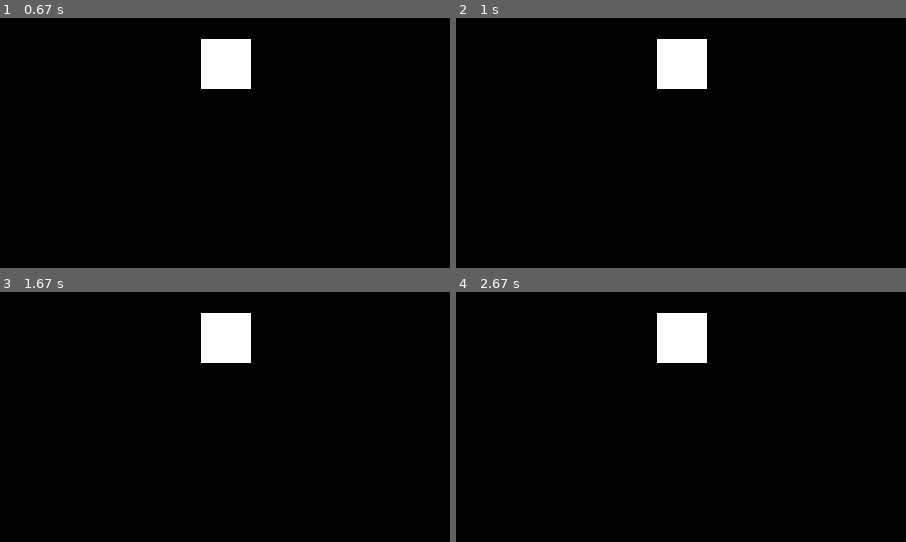
Above: before the commit, frames 1-4 (two rows, left to right).
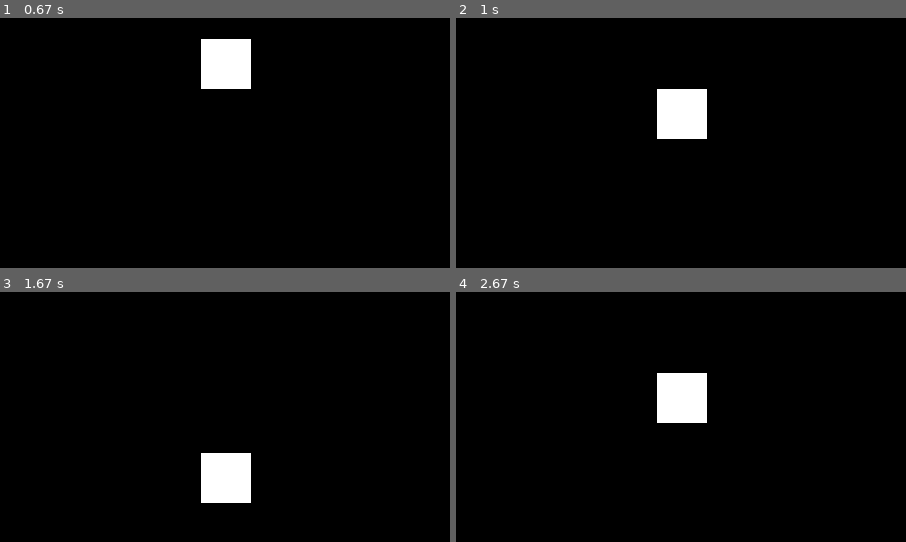
Above: after the commit, the same moments.

Repository: Wooyceps/mobile-robot-pygame-simulation
Game: pygame game, started from main.py
Same seed, same stepped clock (60 frames per second), same inputs: the game is played once before the commit and once after it.
Inputs:
- Up to frame 1 (0.67 s): no input
- Up to frame 2 (1 s): hold Up from 0.83 s (still down)
- Up to frame 3 (1.67 s): release Up at 1.3 s
- Up to frame 4 (2.67 s): hold Down from 2.4 s (still down)
The pictures show only the part of the screen within x 28-78%, y 46-96%; the shares and areas given below are measured in that part.

Frame 1 is identical in both runs. In frame 2, 4.4% of the frame differs, in the area x 44-56%, y 8-49%; in frame 3, 4.4%; in frame 4, 4.4%.

Commit message:
forward movement fixed

Diff:
--- a/main.py
+++ b/main.py
@@ -24,8 +24,6 @@
         self.lin_speed = VEL
         self.rot_speed = VEL
 
-        self.rect = pygame.Rect(self.x, self.y, self.width, self.height)
-
     def handle_movement(self, keys):
         if keys[pygame.K_UP]:
             print("K_UP")
@@ -47,7 +45,8 @@
 
     def draw(self):
         WIN.fill(BLACK)
-        pygame.draw.rect(WIN, self.color, self.rect)
+        rect = pygame.Rect(self.x, self.y, self.width, self.height)
+        pygame.draw.rect(WIN, self.color, rect)
         pygame.display.update()
 
 
